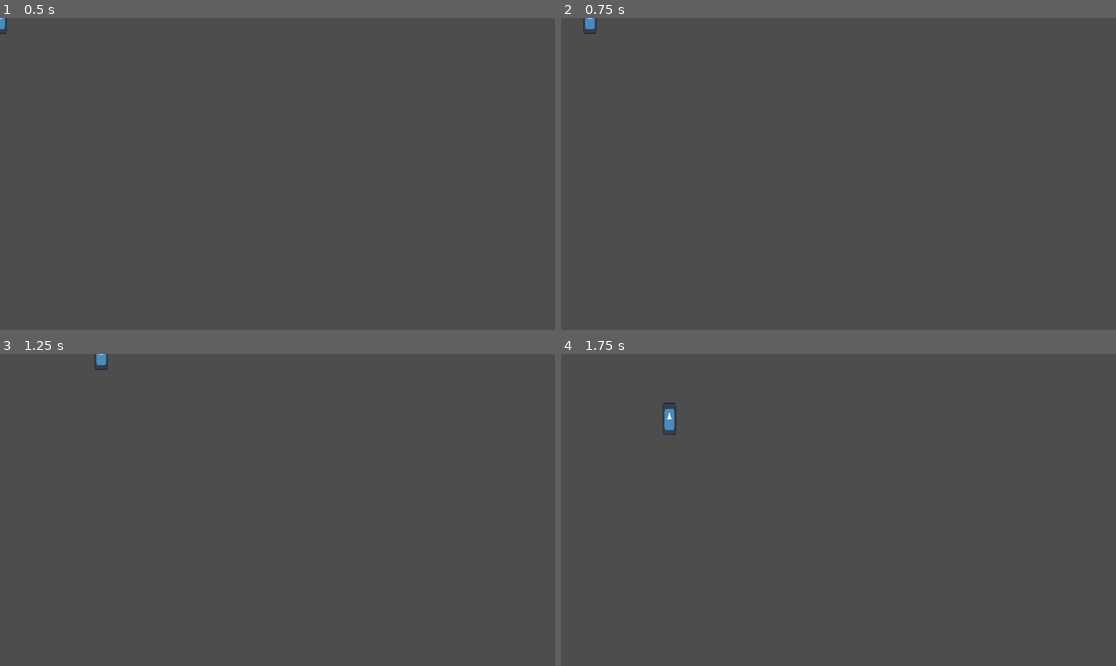
Above: before the commit, frames 1-4 (two rows, left to right).
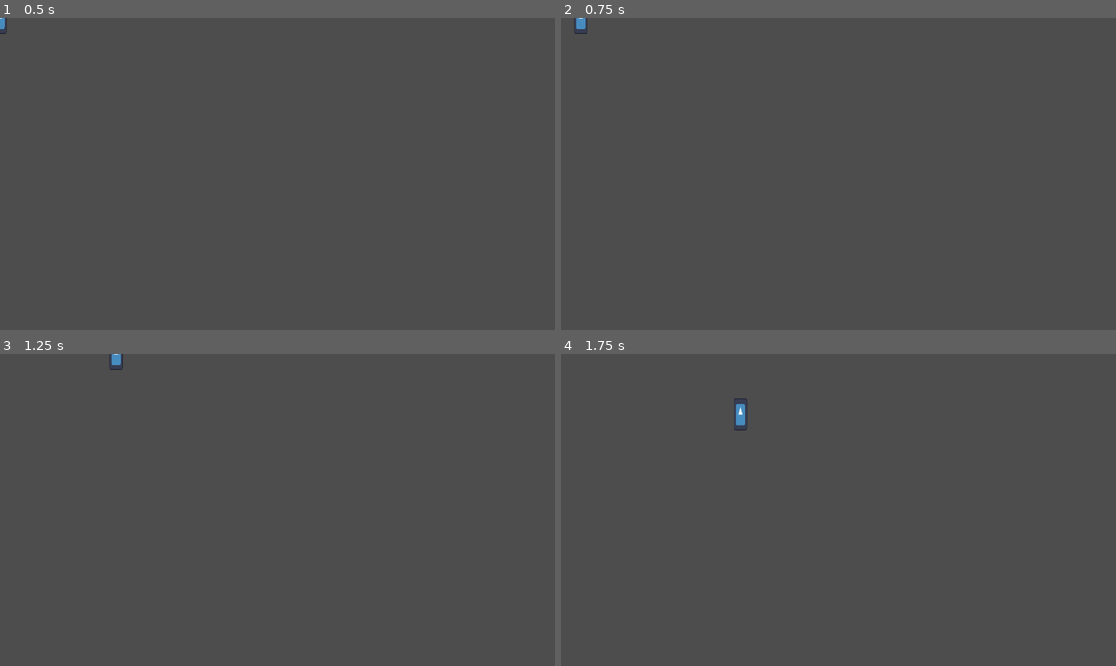
Above: after the commit, the same moments.

Repository: GonACosta/top-down-2d
Game: Godot game, scene res://Entities/world.tscn
Two runs of this game, one before a commit and one after it. Both use one fixed random seed, a clock stepped at 60 frames per second and the inputs below. The engine's default icon, where the game draws it, is replaced by a stand-in: a white triangle on a blue panel in a dark square.
Inputs:
- Up to frame 1 (0.5 s): no input
- Up to frame 2 (0.75 s): tap Enter at 0.5 s; hold Right (ui_right) from 0.53 s (still down)
- Up to frame 3 (1.25 s): keep holding Right (ui_right)
- Up to frame 4 (1.75 s): release Right (ui_right) at 1.28 s; hold Down (ui_down) from 1.28 s (still down)

Frame 1 is identical in both runs. In frame 2, 0.1% of the frame differs, in the area x 2-7%, y 0-6%; in frame 3, 0.2%; in frame 4, 0.3%, in the area x 18-34%, y 14-26%.

Commit message:
Smooth movement Finalized

Diff:
--- a/Scripts/Player.gd
+++ b/Scripts/Player.gd
@@ -1,32 +1,30 @@
 extends CharacterBody2D
 
 
-const SPEED = 300.0
-const FRICTION = 600.0
-const ACCELERATION = 1500.0
+const SPEED = 400.0
+const FRICTION = 1000.0
+const ACCELERATION = 1900.0
 
 
-# Get the gravity from the project settings to be synced with RigidBody nodes.
-var gravity = ProjectSettings.get_setting("physics/2d/default_gravity")
-
-
-
-func player_motion():
-	var directionRL = Input.get_axis("ui_left", "ui_right")
-	var directionUD = Input.get_axis("ui_up","ui_down")
-
-	if directionRL:
-		velocity.x = directionRL * SPEED
-	else:
-		velocity.x = move_toward(velocity.x, 0, SPEED/(1/FRICTION))
-	if directionUD:
-		velocity.y = directionUD * SPEED
-	else:
-		velocity.y = move_toward(velocity.y, 0, SPEED)
-	return velocity
+var input = Vector2.ZERO
 
 func _physics_process(delta):
+	player_motion(delta)
 
-	player_motion()
+func get_input():
+	input = Input.get_vector("ui_left","ui_right","ui_up","ui_down")
+	return input.normalized()
+
+func player_motion(delta):
+	input = get_input()
+
+	if input == Vector2.ZERO:
+		if velocity.length() > (delta*FRICTION):
+			velocity -= velocity.normalized() * (delta*FRICTION)
+		else:
+			velocity = Vector2.ZERO
+	else:
+		velocity += (input * ACCELERATION * delta)
+		velocity = velocity.limit_length(SPEED)
 
 	move_and_slide()
